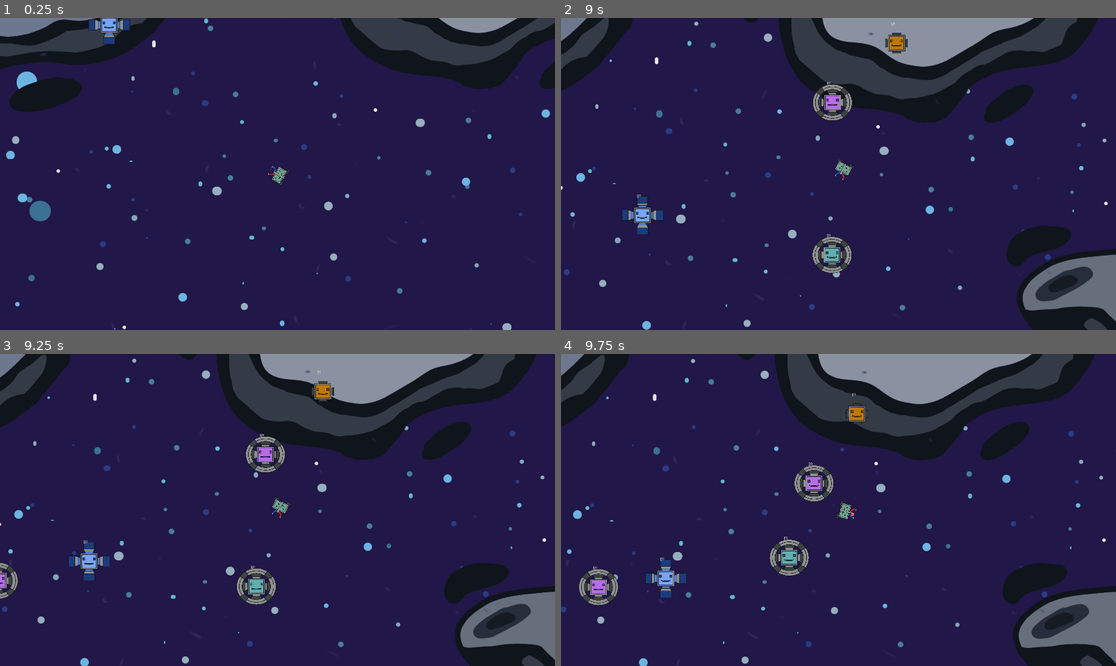
Above: before the commit, frames 1-4 (two rows, left to right).
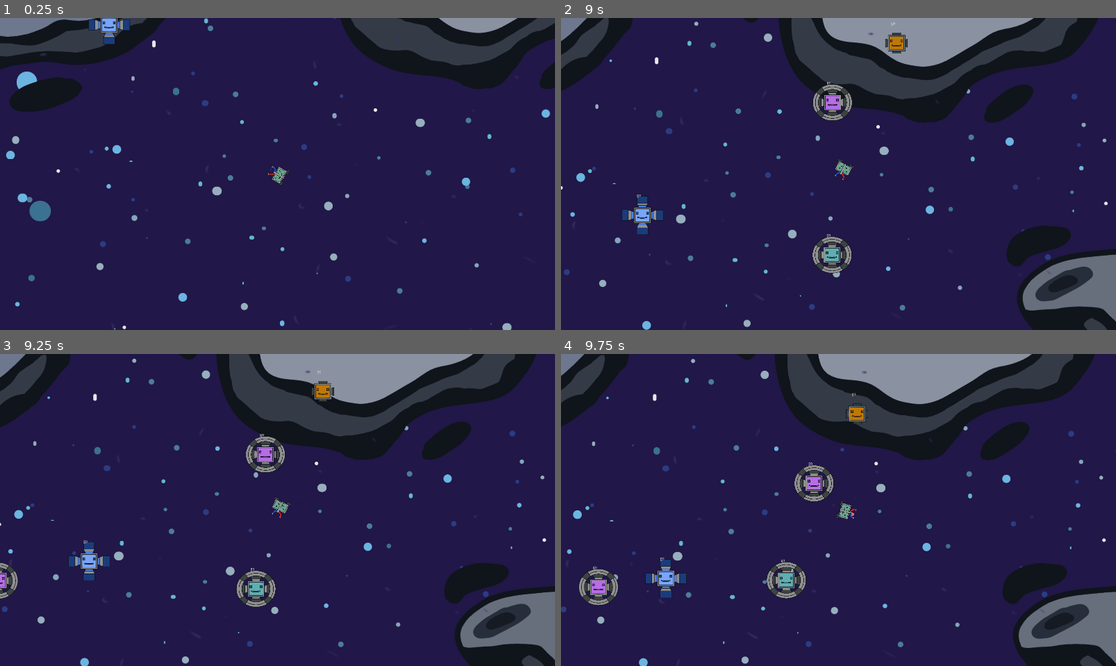
Above: after the commit, the same moments.

Repository: game-jam-team-gut/not-so-lonely
Game: Godot game, scene res://Space.tscn
The game is run twice, just before and just after one commit, with the same random seed, the same clock (stepped at 60 frames per second) and the same inputs.
Inputs (mouse positions are in pixels of both pictures, inside the frame that each line leads up to):
- Up to frame 1 (0.25 s): no input
- Up to frame 2 (9 s): move the mouse to (960, 158) at 0.52 s; press the mouse at (960, 158) at 0.53 s; move the mouse to (727, 189) at 1.27 s; release the mouse at (727, 189) at 1.28 s; click (727, 189) at 1.35 s; move the mouse to (894, 105) at 2.02 s; press the mouse at (894, 105) at 2.03 s; move the mouse to (810, 236) at 2.77 s; release the mouse at (810, 236) at 2.78 s; click (810, 236) at 2.85 s; move the mouse to (1005, 220) at 3.52 s; press the mouse at (1005, 220) at 3.53 s; move the mouse to (672, 127) at 4.27 s; release the mouse at (672, 127) at 4.28 s; click (672, 127) at 4.35 s; move the mouse to (866, 174) at 5.02 s; press the mouse at (866, 174) at 5.03 s; move the mouse to (755, 96) at 5.77 s; release the mouse at (755, 96) at 5.78 s; click (755, 96) at 5.85 s; move the mouse to (960, 158) at 6.52 s; press the mouse at (960, 158) at 6.53 s; move the mouse to (727, 189) at 7.27 s; release the mouse at (727, 189) at 7.28 s; click (727, 189) at 7.35 s; move the mouse to (894, 105) at 8.02 s; press the mouse at (894, 105) at 8.03 s; move the mouse to (810, 236) at 8.77 s; release the mouse at (810, 236) at 8.78 s; click (810, 236) at 8.85 s
- Up to frame 3 (9.25 s): no input
- Up to frame 4 (9.75 s): move the mouse to (1005, 556) at 9.52 s; press the mouse at (1005, 556) at 9.53 s

Frames 1-2 are identical in both runs. In frame 3, 0.5% of the frame differs, in the area x 42-50%, y 67-82%; in frame 4, 1.0%, in the area x 37-45%, y 58-79%.

Commit message:
Robots on joints

Diff:
--- a/Space/Barney/Barney.gd
+++ b/Space/Barney/Barney.gd
@@ -24,8 +24,8 @@
 		targetPosition = position
 
 func update_magnetic_field_size():
-	collisionShape2D.shape.extents.x += get_viewport().size.x * 0.25 * get_node("Camera2D").zoom.x - collisionShape2D.position.x
-	collisionShape2D.position.x = get_viewport().size.x * 0.25 * get_node("Camera2D").zoom.x
+	collisionShape2D.shape.extents.x += 0
+	collisionShape2D.position.x = 0
 
 func get_input():
 	check_movement()
@@ -55,26 +55,16 @@
 func _on_StickingField_area_entered(area):
 	if area.is_in_group("ForeignRobots"):
 		var foreignRobot = area.get_parent()
-		var foreignRobotRelativePosition = foreignRobot.position - self.position
-		var foreignRobotRotation = foreignRobot.rotation
-		var foreignRobotSprite = foreignRobot.get_node("Sprite").duplicate()
-		var foreignRobotCollisionShape2D = foreignRobot.get_node("Area2D/CollisionShape2D").duplicate()
-
-		foreignRobotSprite.position = foreignRobotRelativePosition
-		foreignRobotCollisionShape2D.position =  foreignRobotRelativePosition
-
-		foreignRobotSprite.rotation = foreignRobotRotation
-		foreignRobotCollisionShape2D.rotation = foreignRobotRotation
-
-		var stickedRobot = stickedRobotScene.instance()
-		stickedRobot.player = self
-
-		stickedRobot.add_child(foreignRobotSprite)
-		stickedRobot.get_node("StickingField").call_deferred("add_child", foreignRobotCollisionShape2D)
-
-		get_tree().get_current_scene().remove_child(area.get_parent())
-
-		call_deferred("add_child", stickedRobot)
+		var foreignRobotRelativePosition = foreignRobot.position - position
+		var foreignRobotGlobalPosition = foreignRobot.get_global_position()
+		foreignRobot.attach(self)
+		foreignRobot.get_parent().remove_child(foreignRobot)
+		var joint = PinJoint2D.new()
+		self.add_child(joint)
+		joint.add_child(foreignRobot)
+		joint.node_a = self.get_path()
+		joint.node_b = foreignRobot.get_path()
+		foreignRobot.set_global_position(foreignRobotGlobalPosition)
 
 		emit_signal("robot_sticked", foreignRobotRelativePosition)
 
--- a/Space/ForeignRobot/ForeignRobot.gd
+++ b/Space/ForeignRobot/ForeignRobot.gd
@@ -1,21 +1,52 @@
 extends RigidBody2D
+
+signal robot_sticked(pos)
 
 var position_to_go = null
 
 var rng = RandomNumberGenerator.new()
 var state_time #constant for the whole lifetime
 
+var movement_force_max = 12
+var movement_force_min = 5
+
 var camera #set by spawner
 
-var movement_force_max = 12
-var movement_force_min = 5
+var player # set by spawner
+var connected_through
+var neighbours = []
+var attached = false
 
 func _ready():
 	rng.randomize()
 	state_time = rng.randi_range(500, 10000)
+	get_node("Area2D").connect("area_entered", self, "sticking_field_area_entered")
+	self.connect("robot_sticked", player, "robot_sticked_to_another")
 
 func idle():
 	pass # do nothing XD
+
+func attach(to):
+	get_node("Area2D").remove_from_group("ForeignRobots")
+	custom_integrator = true
+	attached = true
+
+func detach():
+	neighbours.clear()
+	connected_through = null
+	attached = false
+	custom_integrator = false
+	get_node("Area2D").add_to_group("ForeignRobots")
+
+func destroy():
+	for neighbour in neighbours:
+		if (neighbour != null and is_instance_valid(neighbour)):
+			neighbour.neighbour_destroyed(self)
+	queue_free()
+
+func neighbour_destroyed(neighbour):
+	if (neighbour == connected_through):
+		detach()
 
 func choose_direction():
 	rng.randomize()
@@ -40,6 +71,23 @@
 	add_force(Vector2.ZERO, strength)
 	add_central_force(strength)
 
-# Called every frame. 'delta' is the elapsed time since the previous frame.
-#func _process(delta):
-#	pass
+func sticking_field_area_entered(area):
+	if (attached):
+		if area.is_in_group("ForeignRobots"):
+			var foreignRobot = area.get_parent()
+			var foreignRobotRelativePosition = foreignRobot.position - player.position
+			var foreignRobotGlobalPosition = foreignRobot.get_global_position()
+			foreignRobot.connected_through = self
+			foreignRobot.neighbours.append(self)
+			neighbours.append(foreignRobot)
+			foreignRobot.attach(self)
+
+			foreignRobot.get_parent().remove_child(foreignRobot)
+			var joint = PinJoint2D.new()
+			player.add_child(joint)
+			joint.add_child(foreignRobot)
+			joint.node_a = player.get_path()
+			joint.node_b = foreignRobot.get_path()
+			foreignRobot.set_global_position(foreignRobotGlobalPosition)
+
+			emit_signal("robot_sticked", foreignRobotRelativePosition)
--- a/Space/ForeignRobot/ForeignRobotStateMachine.gd
+++ b/Space/ForeignRobot/ForeignRobotStateMachine.gd
@@ -9,6 +9,7 @@
 	add_state("idle")
 	add_state("choose_direction")
 	add_state("go")
+	add_state("attached")
 	call_deferred("set_state", states.idle)
 
 func _state_logic(_delta):
@@ -27,7 +28,12 @@
 		states.choose_direction:
 			return states.go
 		states.go:
+			if (parent.attached):
+				return states.attached
 			if ((parent.position_to_go - parent.position).length() < 1) || state_duration > parent.state_time:
+				return states.idle
+		states.attached:
+			if (not parent.attached):
 				return states.idle
 	return null;
 
--- a/Space/RobotSpawner/RobotSpawner.gd
+++ b/Space/RobotSpawner/RobotSpawner.gd
@@ -28,6 +28,7 @@
 
 		current_robots.append(robot_instance)
 		robot_instance.camera = camera
+		robot_instance.player = barney
 
 # Called every frame. 'delta' is the elapsed time since the previous frame.
 #func _process(delta):
@@ -47,3 +48,4 @@
 		robot_instance.position = camera.get_camera_position() + spawn_distance * delta * rand_sign
 		current_robots.append(robot_instance)
 		robot_instance.camera = camera
+		robot_instance.player = barney
--- a/Space/StickedRobot/StickedRobot.gd
+++ b/Space/StickedRobot/StickedRobot.gd
@@ -23,30 +23,4 @@
 		destroy() #change to detach() later, when detach logic completed
 
 func _on_StickingField_area_entered(area):
-	if area.is_in_group("ForeignRobots"):
-		var foreignRobot = area.get_parent()
-		var foreignRobotRelativePosition = foreignRobot.position - get_parent().position
-		var foreignRobotRotation = foreignRobot.rotation
-		var foreignRobotSprite = foreignRobot.get_node("Sprite").duplicate()
-		var foreignRobotCollisionShape2D = foreignRobot.get_node("Area2D/CollisionShape2D").duplicate()
-
-		foreignRobotSprite.position = foreignRobotRelativePosition
-		foreignRobotCollisionShape2D.position =  foreignRobotRelativePosition
-
-		foreignRobotSprite.rotation = foreignRobotRotation
-		foreignRobotCollisionShape2D.rotation = foreignRobotRotation
-
-		var stickedRobot = self.duplicate()
-		stickedRobot.player = player
-		stickedRobot.connected_through = self
-		stickedRobot.neighbours.append(self)
-		neighbours.append(stickedRobot)
-
-		stickedRobot.add_child(foreignRobotSprite)
-		stickedRobot.get_node("StickingField").call_deferred("add_child", foreignRobotCollisionShape2D)
-
-		get_tree().get_current_scene().remove_child(area.get_parent())
-
-		get_parent().call_deferred("add_child", stickedRobot)
-
-		emit_signal("robot_sticked", foreignRobotRelativePosition)
+	pass
